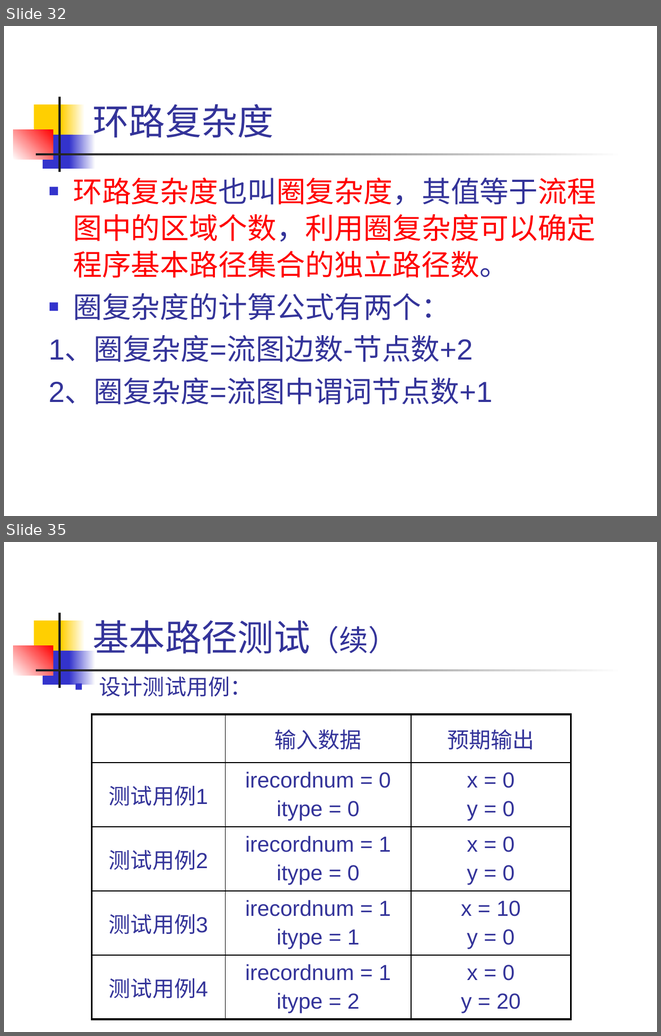
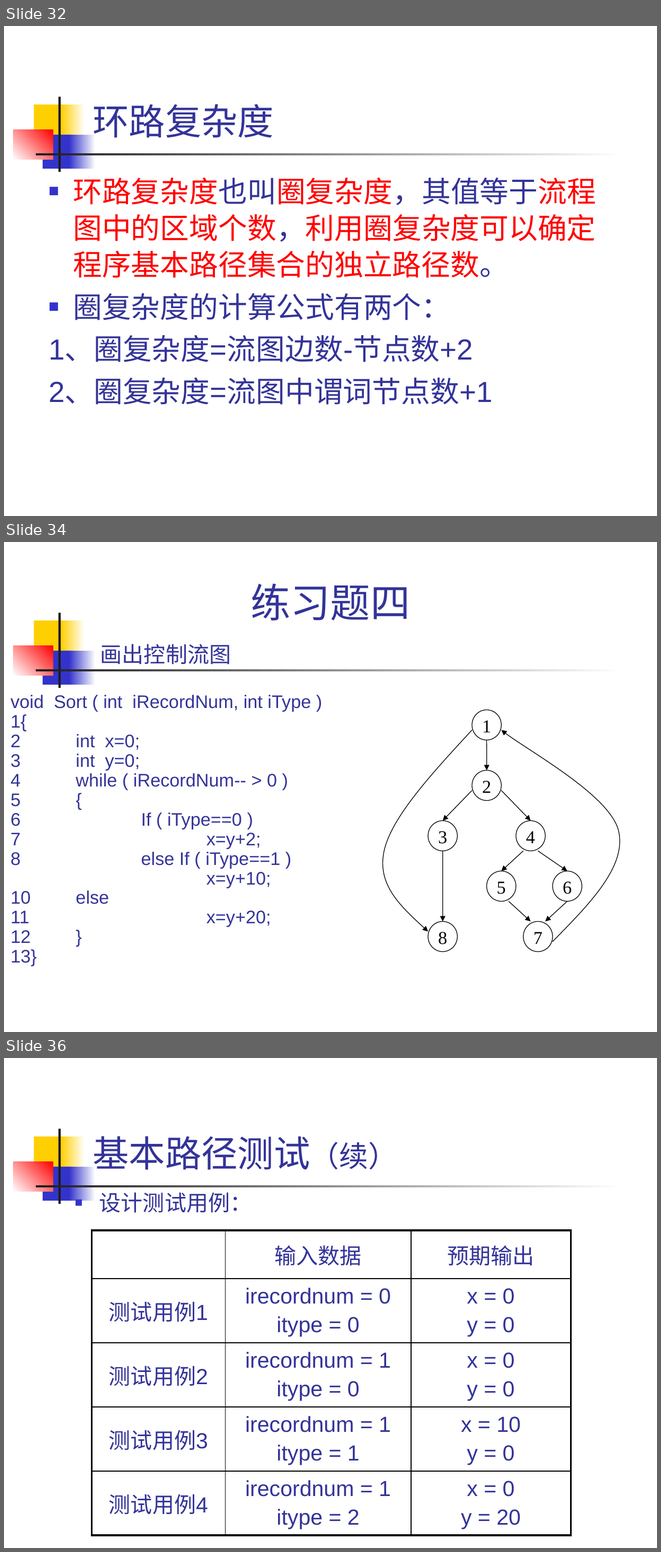
Before and after one commit to 1-518/Three-Kindoms, a slide deck: 白盒黑盒/白盒测试技术/白盒测试技术.pptx. Shown one above the other, each under a label of ours: slides 32 and 35 before the commit, slides 32, 34 and 36 after it; the slides between them are not shown. The pictures are 661x1036 and 661x1552 pixels, drawn with LibreOffice and Linux fonts; fonts in the diff are those of the drawing. Boxes give left, top, right and bottom in pixels: in the first picture for what was removed or moved away, otherwise in the second. Text is boxed around its words. In the diff, an @@ line names an element or a change of style, - is before the commit and + after.

```diff
--- a/白盒黑盒/白盒测试技术/白盒测试技术.pptx
+++ b/白盒黑盒/白盒测试技术/白盒测试技术.pptx
@@ slide 34 added at (x1=4, y1=542, x2=657, y2=1032), background #FFFFFF; not listed: 7 template elements that a slide beside it also shows @@
@@ title added at (x1=250, y1=583, x2=410, y2=620), 44 pt, text #333399 @@
+练习题四
@@ text added at (x1=100, y1=644, x2=231, y2=664), 24 pt, text #333399 @@
+画出控制流图
@@ text added at (x1=10, y1=695, x2=311, y2=966), 20 pt, text #333399 @@
+void Sort ( int iRecordNum, int iType )
+1{
+2 int x=0;
+3 int y=0;
+4 while ( iRecordNum-- > 0 )
+5 {
+6 If ( iType==0 )
+7 x=y+2;
+8 else If ( iType==1 )
+x=y+10;
+10 else
+11 x=y+20;
+12 }
+13}
@@ group added at (x1=377, y1=710, x2=628, y2=951): 8 ellipses, 8 arrows, 2 freeform shapes @@
+1
+2
+3
+4
+5
+6
+7
+8
@@ what was slide 35 is now slide 36 @@
```
Also in this commit, not shown: 7 slides changed.
